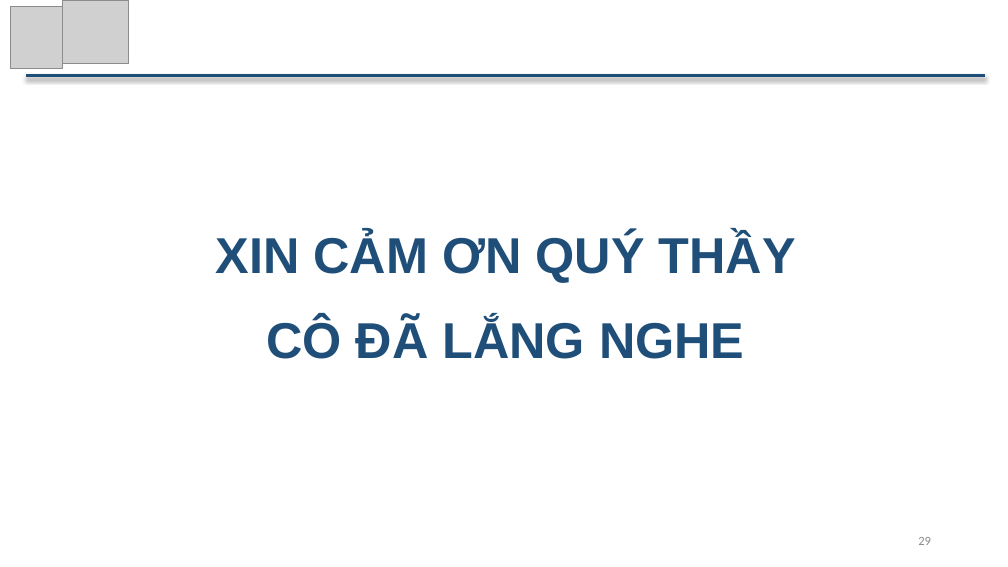
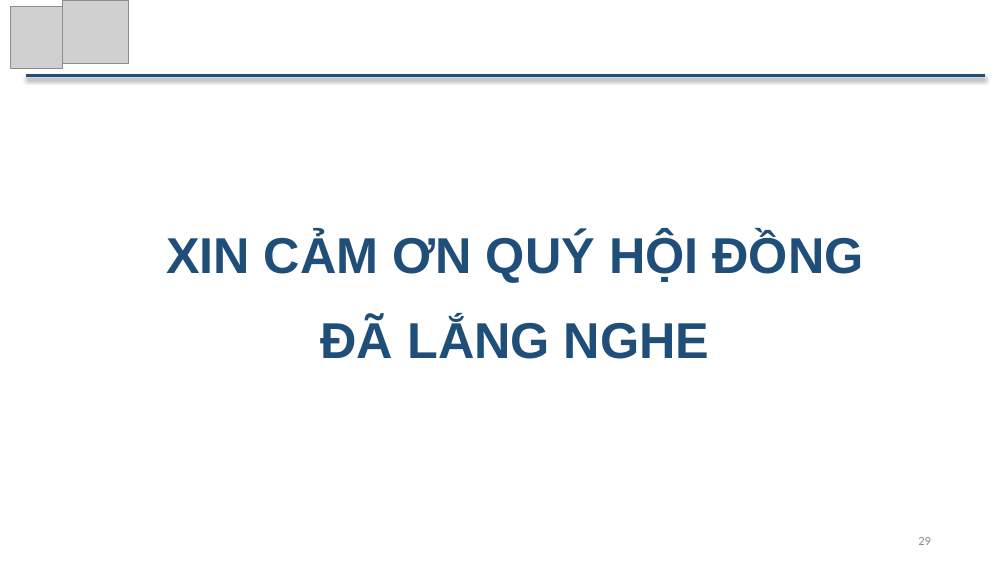
Before and after one commit to ThuTrongNguyen/Thesis, a slide deck: slide 29 of SlideBaoCao_NguyenTrongThu.pptx. Drawn at 1008x567 pixels with LibreOffice and Linux fonts; fonts in the diff are those of the drawing; grey boxes stand for pictures. Boxes give left, top, right and bottom in pixels: in the first picture for what was removed or moved away, otherwise in the second. Text is boxed around its words. In the diff, an @@ line names an element or a change of style, - is before the commit and + after.

Commit message:
add

```diff
--- a/SlideBaoCao_NguyenTrongThu.pptx
+++ b/SlideBaoCao_NguyenTrongThu.pptx
@@ text at [166,233,863,359]: text changed @@
-XIN CẢM ƠN QUÝ THẦY CÔ ĐÃ LẮNG NGHE
+XIN CẢM ƠN QUÝ HỘI ĐỒNG ĐÃ LẮNG NGHE
```
Also in this commit, not shown: 19 other slides changed.
